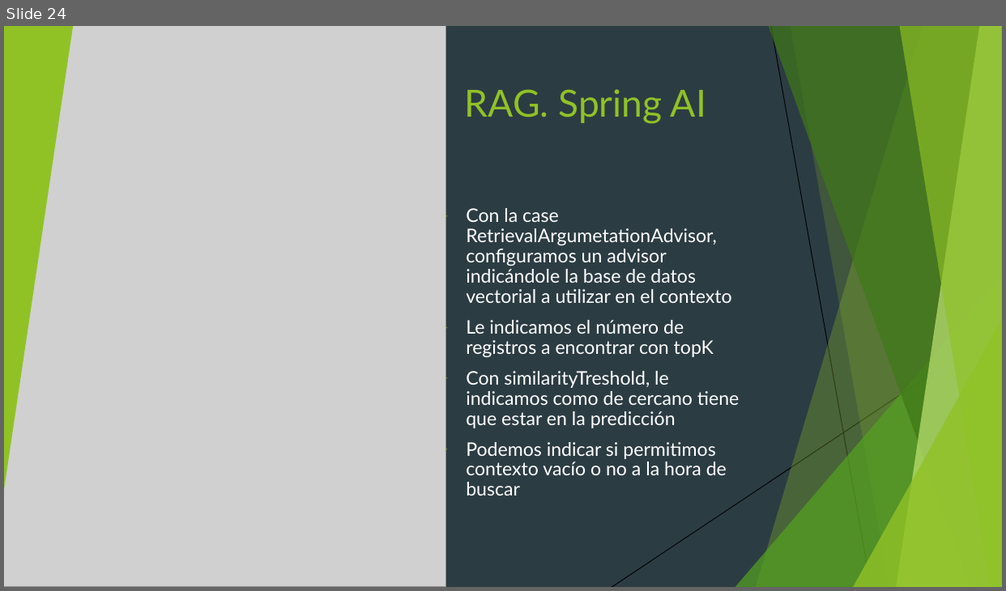
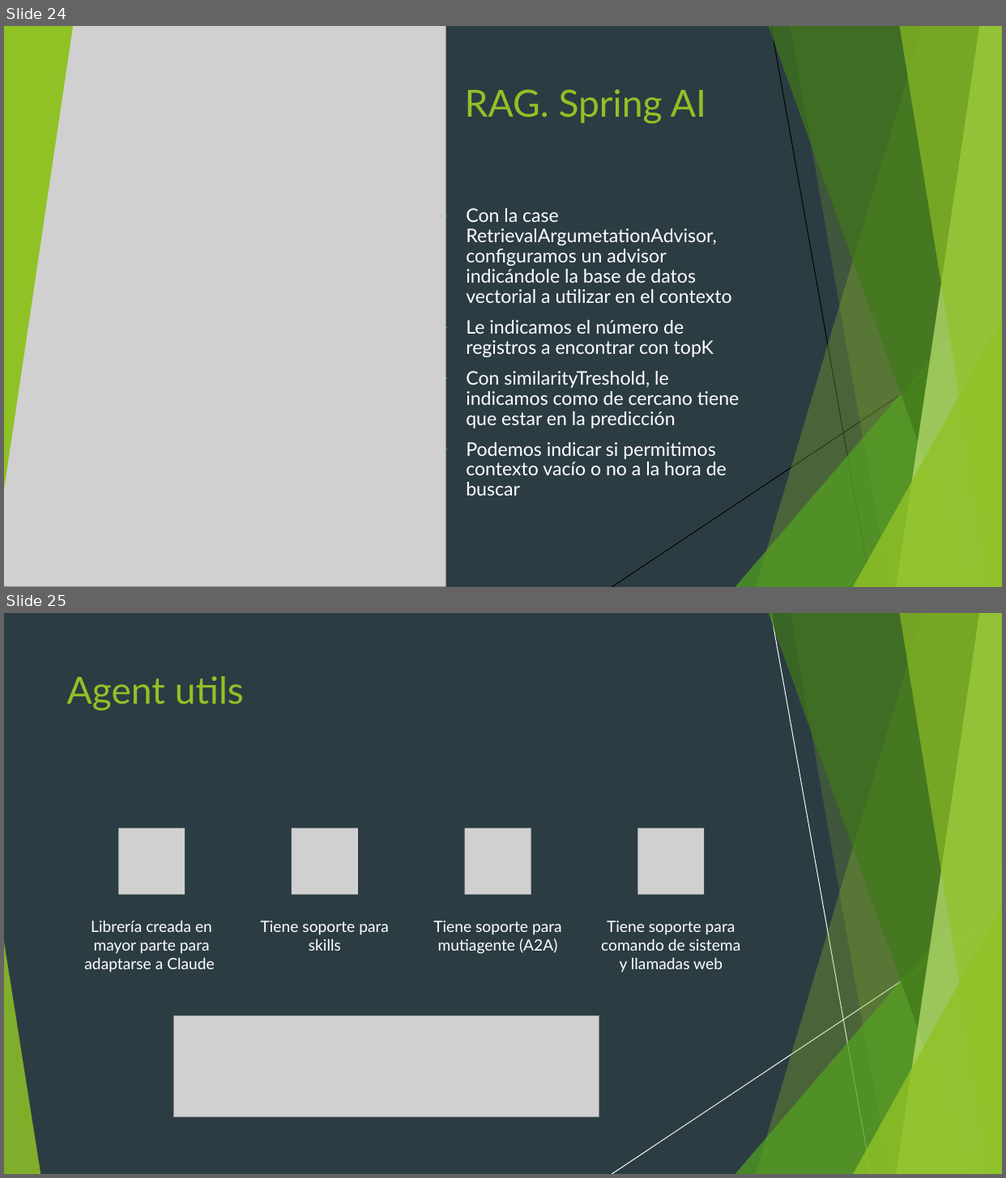
Before and after one commit to diegorufe/spring-ai-pocs, a slide deck: Presentación.pptx. Shown one above the other, each under a label of ours: slide 24 before the commit, slides 24 and 25 after it. The pictures are 1006x591 and 1006x1178 pixels, drawn with LibreOffice and Linux fonts; fonts in the diff are those of the drawing; grey boxes stand for pictures. Boxes give left, top, right and bottom in pixels: in the first picture for what was removed or moved away, otherwise in the second. Text is boxed around its words. In the diff, an @@ line names an element or a change of style, - is before the commit and + after.

Commit message:
doc: start presentation agent utils

```diff
--- a/Presentación.pptx
+++ b/Presentación.pptx
@@ slide 25 added at [4, 613, 1002, 1174], background #2C3C43; not listed: 10 template elements that a slide beside it also shows @@
@@ rectangle added at [4, 613, 1002, 1174], fill #2C3C43 @@
@@ title added at [67, 676, 244, 711], 36 pt, text #90C226 @@
+Agent utils
@@ group added at [84, 828, 741, 973]: 4 pictures, 4 texts @@
+Librería creada en mayor parte para adaptarse a Claude
+Tiene soporte para skills
+Tiene soporte para mutiagente (A2A)
+Tiene soporte para comando de sistema y llamadas web
@@ group added at [4, 613, 1002, 1174]: 5 freeform shapes, 3 triangles, 2 lines @@
@@ picture added at [174, 1016, 599, 1118] @@
```
